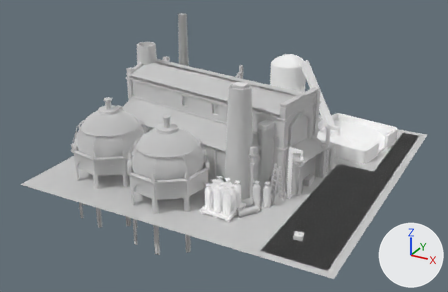
The glTF model biogas-plant/data/jakob/buildings/production/biogas_plant/biogas_plant2.gltf as it was, and as the next commit left it.
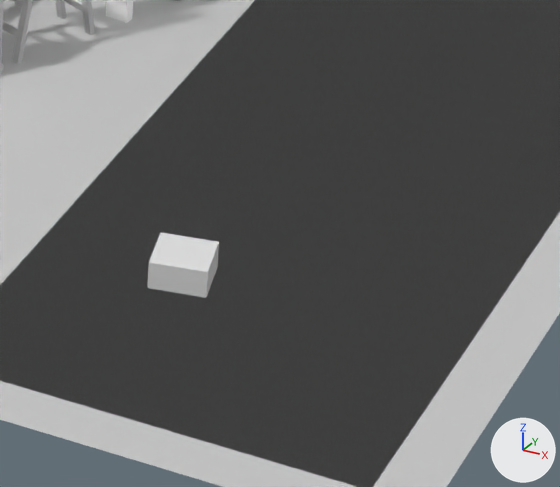
The first picture shows the older version from a 50 mm camera at (3.6, -7.06, 3.64) aimed at (-0.14, -0.26, 0.24). The close-ups show both versions on the part from 60% to 80% of the width and 67% to 93% of the height of that picture. Every picture has the same lights, and +X, +Y and +Z are marked at lower right. Objects named as collision shapes, trigger or cutter boxes, shadow casters or lower levels of detail are left out. Where no turn or scale is listed for an object, it has been applied to the vertices.

Names of what the first close-up shows: 'FeedbackBlocker', 'FeedbackBlocker.001', 'dummy_transporter_spawn', 'ground', 'prop_ladder'.
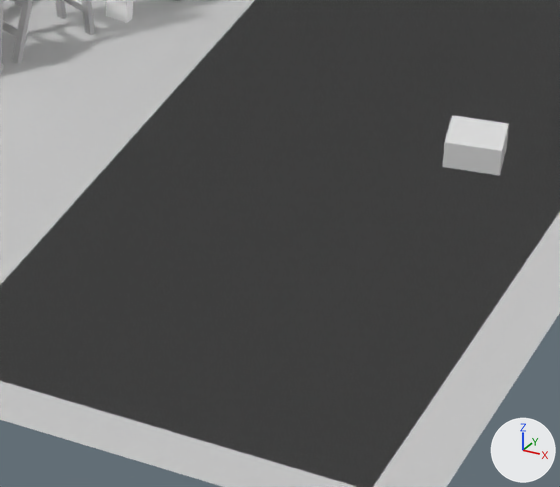
The change, as JSON lines over the scene's bpy script:
```json
{"op": "set", "path": "ob_dummy_transporter_spawn.location", "old": "(1.51, -1.57, 0.0)", "new": "(1.811, -0.952, 0.0)"}
```

Boxes (x1, y1, x2, y2) around the edits, measured in the close-ups (560 x 487 px):
```json
{"object": "dummy_transporter_spawn", "change": "moved", "before": [147, 233, 219, 298], "after": [442, 115, 509, 176]}
```
